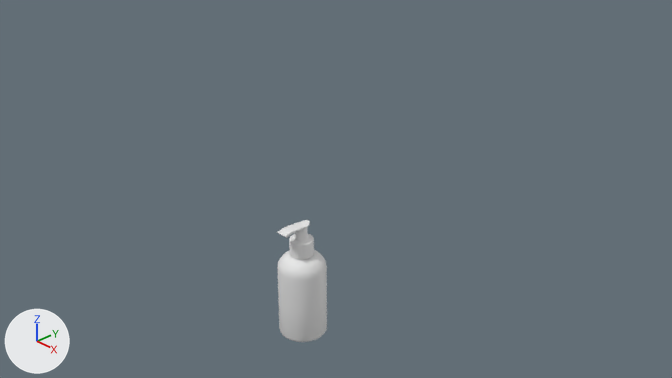
The Blender file Embalagens.blend: old version first, new version second.
Both versions are drawn from the file's camera 'Camera'. The axes (+X, +Y, +Z) are drawn at lower left. The lights are the same throughout.

Names of what the first picture shows: 'Pote_Creme'.
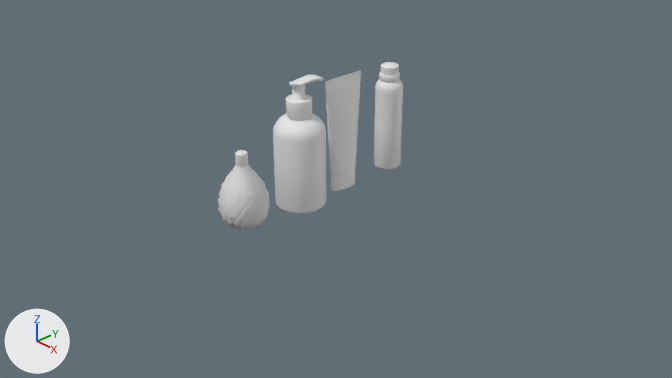
Where the newer file only moved an object's origin or applied its transform, the numbers keep the older frame.

What changed in the scene script:
```text
Change me_circle:
    where me_circle.from_pydata(...)  # 674 vertices, 672 faces; spans x -1.53..1.53, y -1.53..1.53, z -0.16..4.56
    used by ob_perfume; location = (0.0, 0.0, 0.0)
    me_circle part 1: the whole mesh is scaled about its middle by 0.188, then moved by (0.0, -1.39, -1.79)
Add me_circle_004:
    me_circle_004.from_pydata(...)  # 2145 vertices, 2064 faces, 1 loose edge; spans x -0.12..0.12, y -0.33..0.33, z -0.82..0.84
    me_circle_004.polygons.foreach_set('use_smooth', [True] * 2064)
Change ob_perfume:
    remove ob_perfume.hide_set(True)
Change ob_old_spice:
    remove ob_old_spice.hide_set(True)
    ob_old_spice.location: (0.0, -3.593, 0.0) -> (0.0, 0.901, 0.546)
    ob_old_spice.scale: (0.428, 0.428, 0.428) -> (0.17, 0.17, 0.17)
Change ob_pote_creme:
    ob_pote_creme.location: (0.0, -0.555, -1.38) -> (0.0, -0.555, 0.408)
    ob_pote_creme.rotation_euler: (0.0, 0.0, 0.0) -> (0.0, 0.0, 3.142)  # degrees (0, 0, 0) -> degrees (0, 0, 180)
Add ob_creme:
    ob_creme = bpy.data.objects.new('Creme', me_circle_004)
    ob_creme.location = (0.0, 0.127, 0.628)
    ob_creme.rotation_euler = (0.0, 0.0, 3.142)  # degrees (0, 0, 180)
    ob_creme.scale = (0.852, 0.852, 0.852)
    _m = ob_creme.modifiers.new('Subdivision', 'SUBSURF')
    _m.render_levels = 3
```

Pixel boxes (x1, y1, x2, y2) of what changed, in the pictures (672 x 378 px):
'Pote_Creme', moved, turned
    before: (277, 220, 327, 342)
    after: (273, 75, 326, 214)
'Creme', added
    after: (325, 70, 361, 191)
'Perfume', shown
    after: (218, 150, 270, 230)
'Old Spice', shown
    after: (374, 62, 403, 170)
